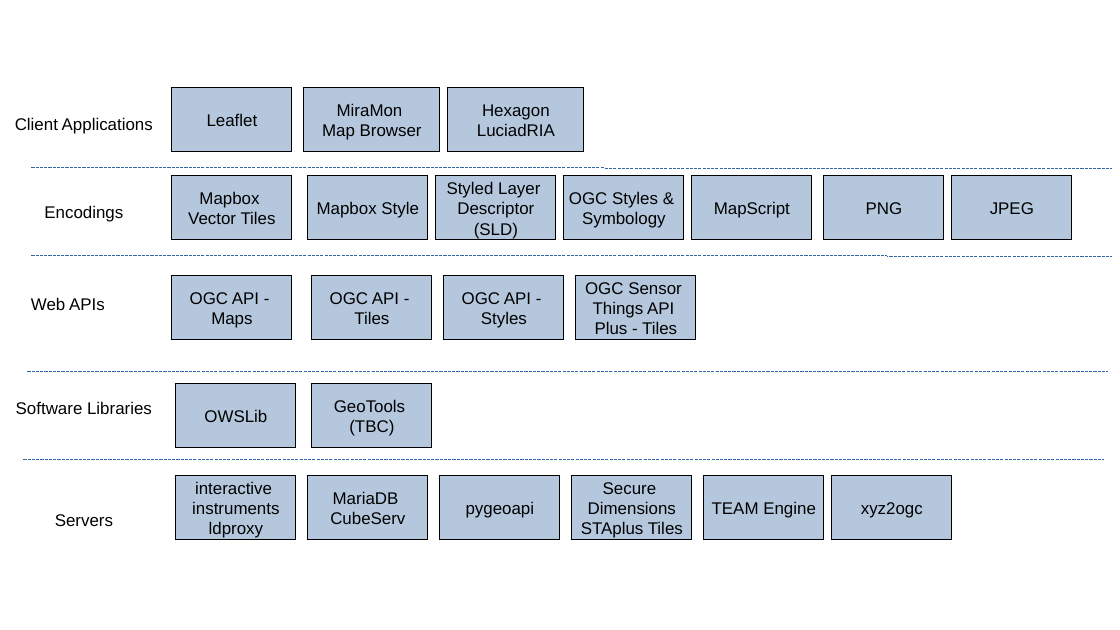
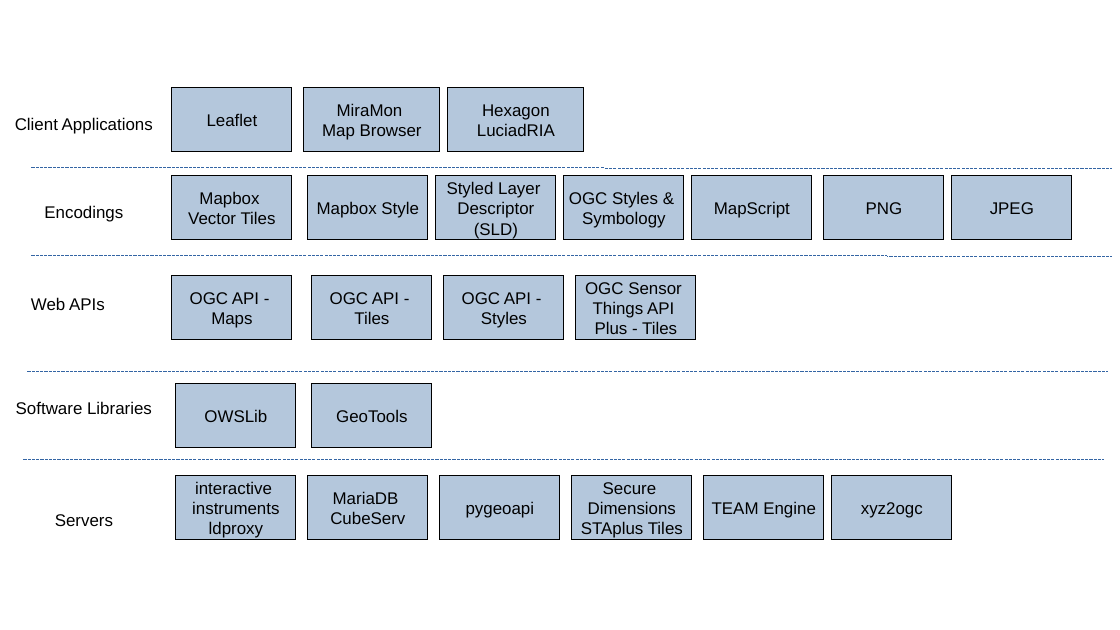
Before and after one commit to opengeospatial/developer-events, a slide deck: slide 1 of 2022/Web-Mapping-Code-Sprint/engineering-report/images/Figures.odp. Drawn at 1120x630 pixels with LibreOffice and Linux fonts; fonts in the diff are those of the drawing. Boxes give left, top, right and bottom in pixels: in the first picture for what was removed or moved away, otherwise in the second. Text is boxed around its words. In the diff, an @@ line names an element or a change of style, - is before the commit and + after.

```diff
--- a/2022/Web-Mapping-Code-Sprint/engineering-report/images/Figures.odp
+++ b/2022/Web-Mapping-Code-Sprint/engineering-report/images/Figures.odp
@@ text in rectangle at <box>349,419,394,436</box>: paragraph removed @@
-(TBC)
```
